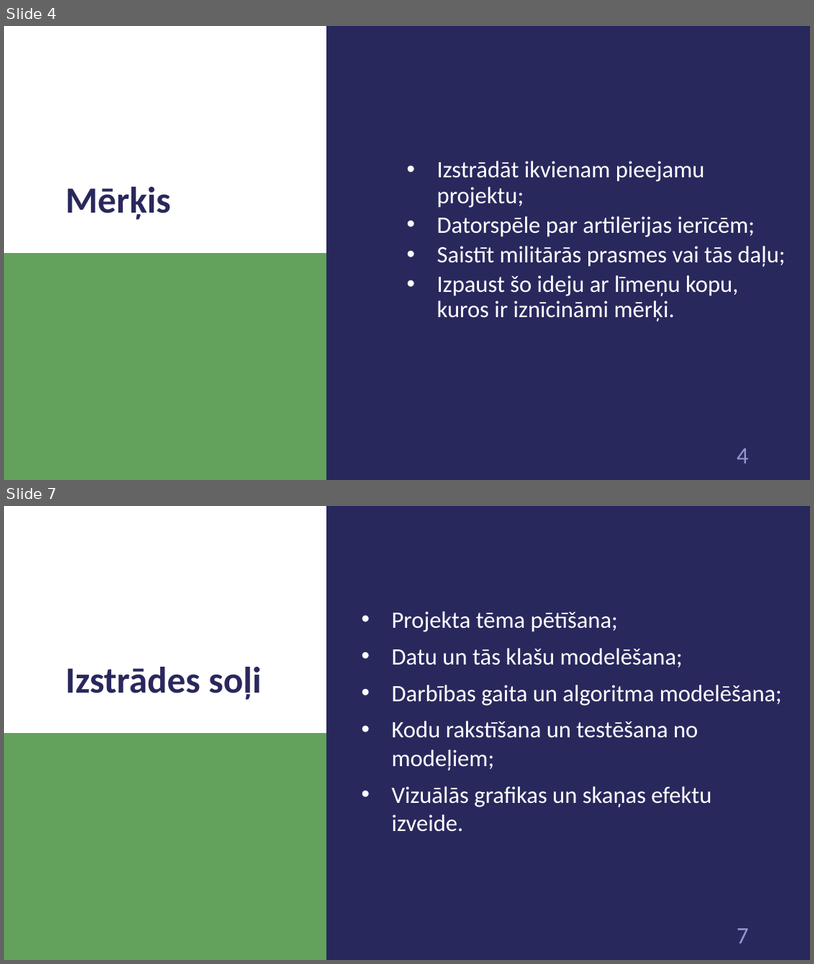
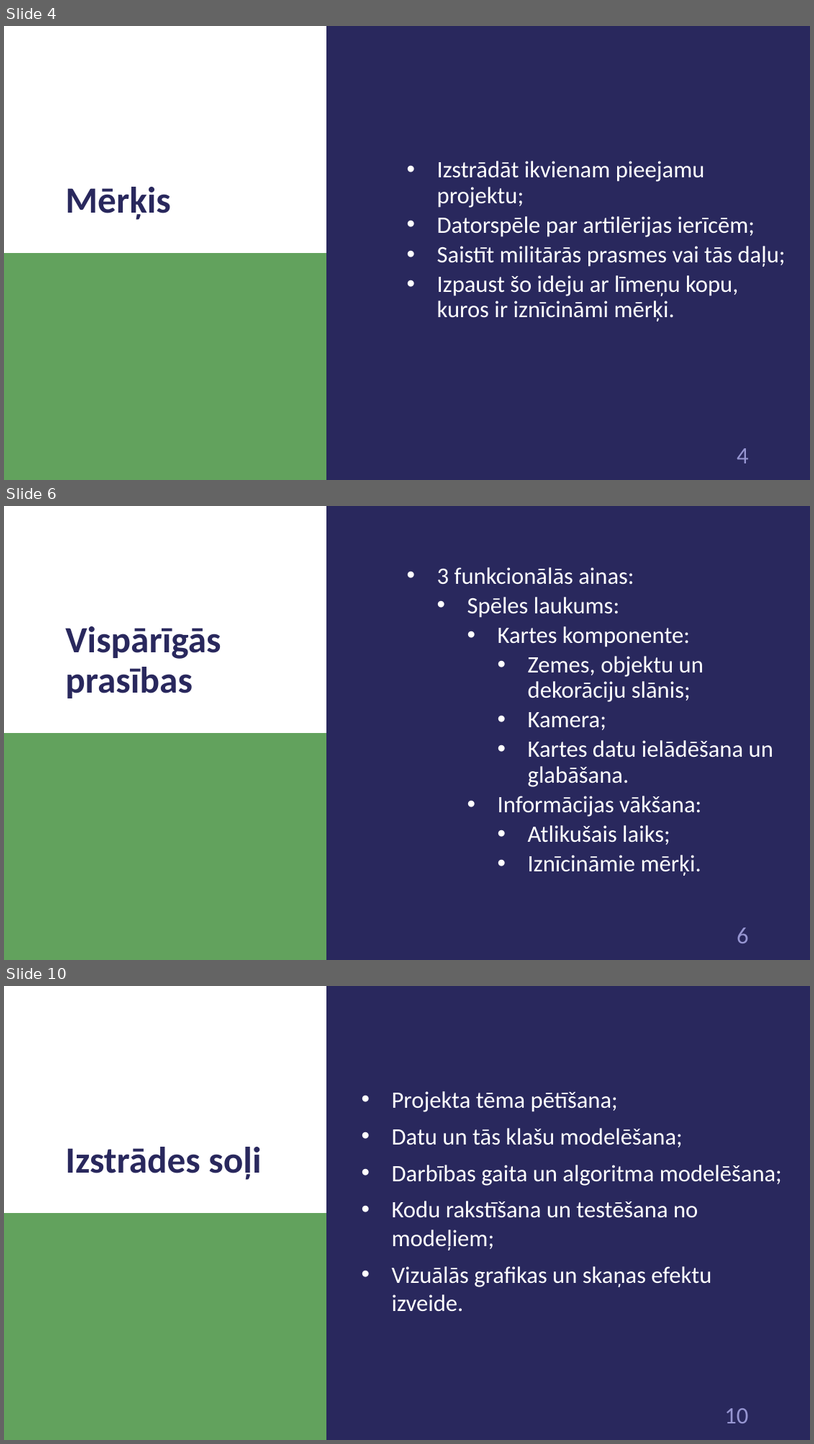
Before and after one commit to 1ivyatan/drumstalotajs, a slide deck: Documentation/Prezentācija.pptx. Shown one above the other, each under a label of ours: slides 4 and 7 before the commit, slides 4, 6 and 10 after it; the slides between them are not shown. The pictures are 814x964 and 814x1444 pixels, drawn with LibreOffice and Linux fonts; fonts in the diff are those of the drawing. Boxes give left, top, right and bottom in pixels: in the first picture for what was removed or moved away, otherwise in the second. Text is boxed around its words. In the diff, an @@ line names an element or a change of style, - is before the commit and + after.

```diff
--- a/Documentation/Prezentācija.pptx
+++ b/Documentation/Prezentācija.pptx
@@ slide 6 added at (x1=4, y1=506, x2=810, y2=960), background #29285D; not listed: 3 template elements that a slide beside it also shows @@
@@ text added at (x1=437, y1=567, x2=774, y2=875), 28 pt, text #FFFFFF @@
+  • 3 funkcionālās ainas:
+    • Spēles laukums:
+      • Kartes komponente:
+        • Zemes, objektu un dekorāciju slānis;
+        • Kamera;
+        • Kartes datu ielādēšana un glabāšana.
+      • Informācijas vākšana:
+        • Atlikušais laiks;
+        • Iznīcināmie mērķi.
@@ title added at (x1=65, y1=626, x2=221, y2=698), 44 pt, text #29285D, bold @@
+Vispārīgās prasības
@@ what was slide 7 is now slide 10 @@
@@ page number at (x1=725, y1=1408, x2=748, y2=1423): text changed @@
-7
+10
```
Also in this commit, not shown: 2 slides changed, 2 other slides added.
